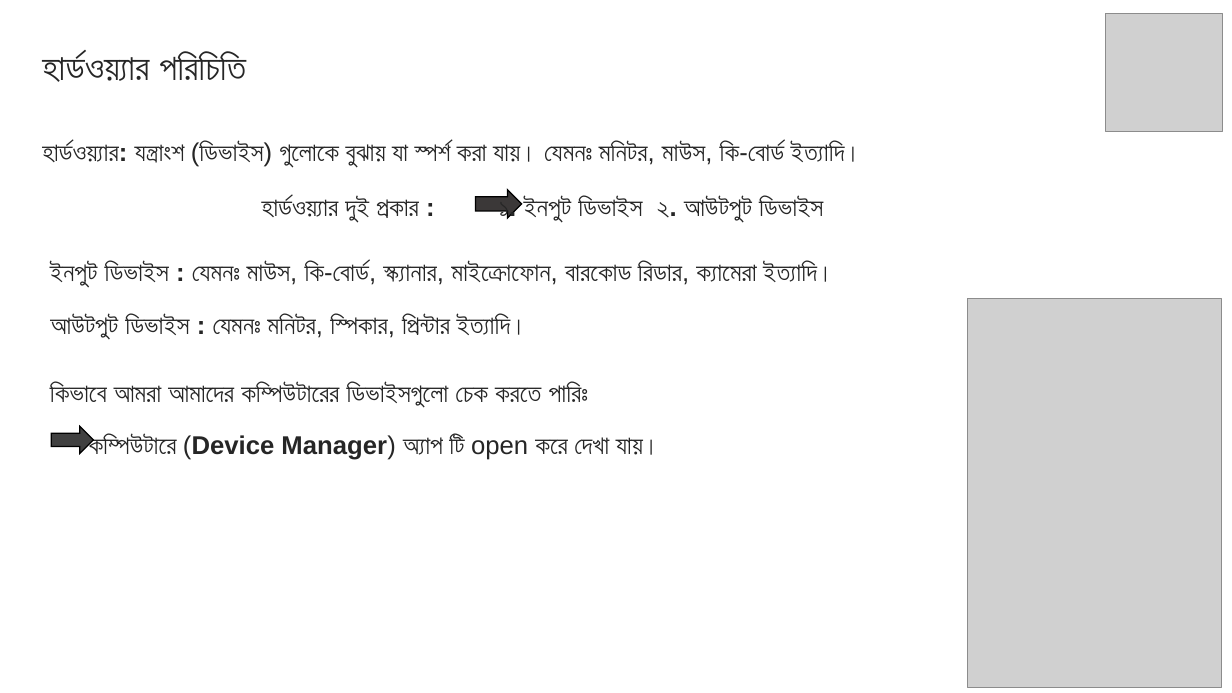
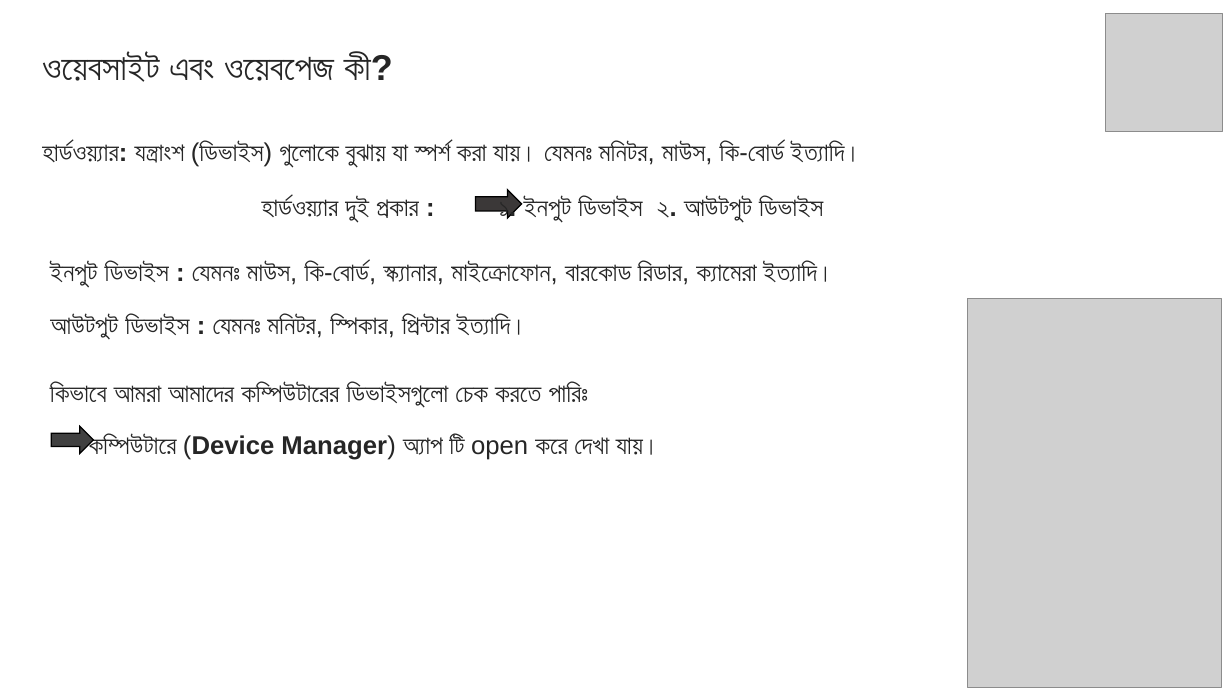
Before and after one commit to mehrab2004/Bmitfarm_Courses, a slide deck: slide 2 of Web Design Course/responsive-web-design-with-bootstrap.pptx. Drawn at 1232x693 pixels with LibreOffice and Linux fonts; fonts in the diff are those of the drawing; grey boxes stand for pictures. Boxes give left, top, right and bottom in pixels: in the first picture for what was removed or moved away, otherwise in the second. Text is boxed around its words. In the diff, an @@ line names an element or a change of style, - is before the commit and + after.

```diff
--- a/Web Design Course/responsive-web-design-with-bootstrap.pptx
+++ b/Web Design Course/responsive-web-design-with-bootstrap.pptx
@@ text at (42,52,393,82): text changed @@
-হার্ডওয়্যার পরিচিতি
+ওয়েবসাইট এবং ওয়েবপেজ কী?
```
Also in this commit, not shown: 1 other slide changed.
